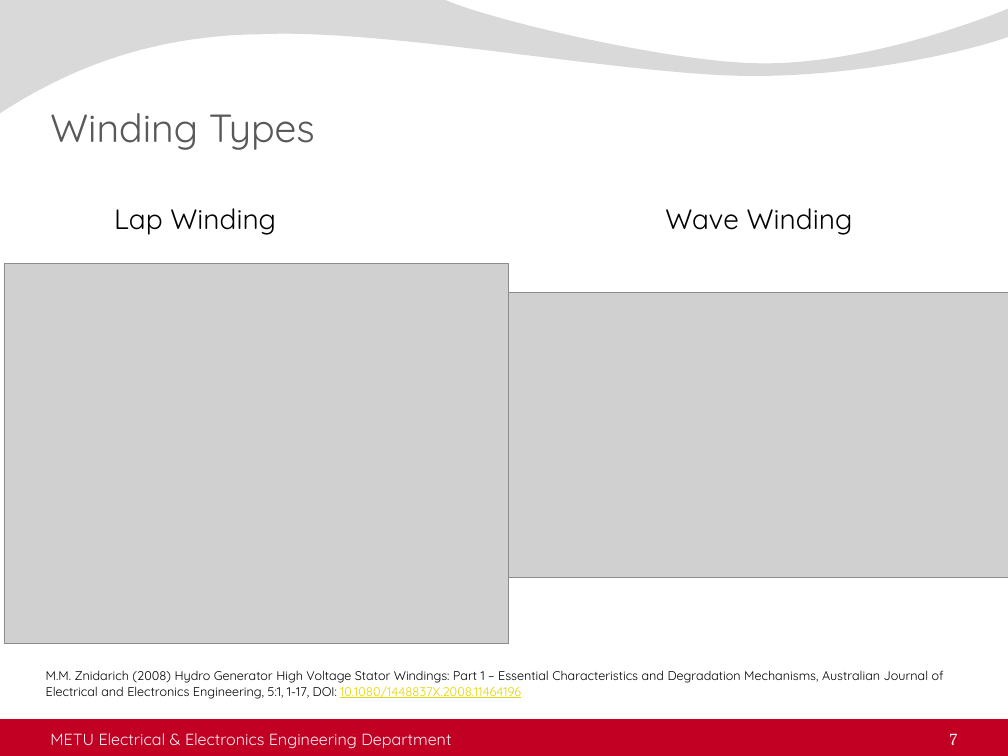
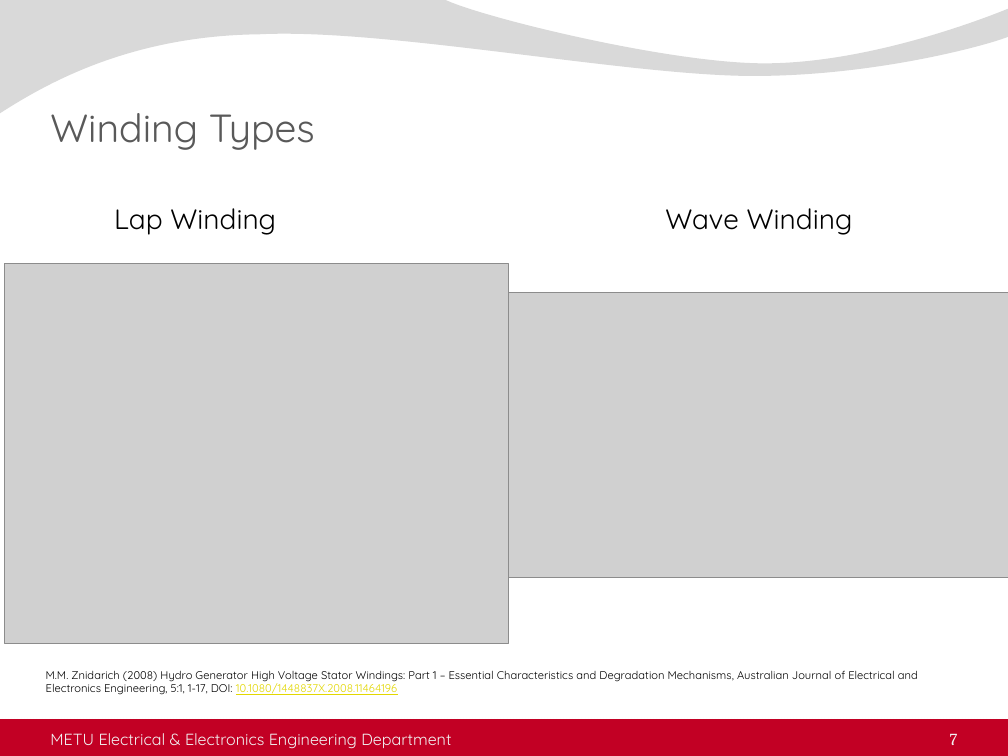
Before and after one commit to sametyakut/Studies, a slide deck: slide 7 of Presentations/5-Seminar_Presentation_2023_11_23.pptx. Drawn at 1008x756 pixels with LibreOffice and Linux fonts; fonts in the diff are those of the drawing; grey boxes stand for pictures; background and template pictures are left out. Boxes give left, top, right and bottom in pixels: in the first picture for what was removed or moved away, otherwise in the second. Text is boxed around its words. In the diff, an @@ line names an element or a change of style, - is before the commit and + after.

```diff
--- a/Presentations/5-Seminar_Presentation_2023_11_23.pptx
+++ b/Presentations/5-Seminar_Presentation_2023_11_23.pptx
@@ text "M.M. Znidarich (2008) Hydro Generator ..." at [46, 670, 918, 695]: size 9 to 8 pt @@
```
Also in this commit, not shown: 7 other slides changed, 1 slide added, 2 other files.
